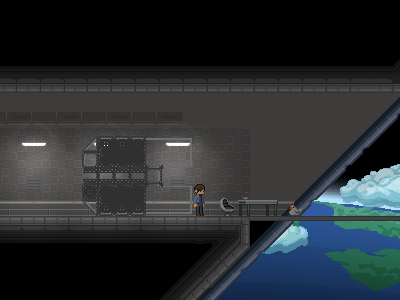
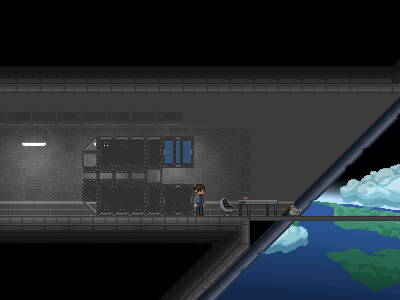
Layers edited between the first and the second 400px x 300px image:
showed "solar" over [165, 141, 191, 163]
showed "bigs plating" over [147, 137, 193, 215]
showed "hind" over [146, 136, 194, 216]
hid group "fancy" (2 layers) over [147, 165, 160, 187]
